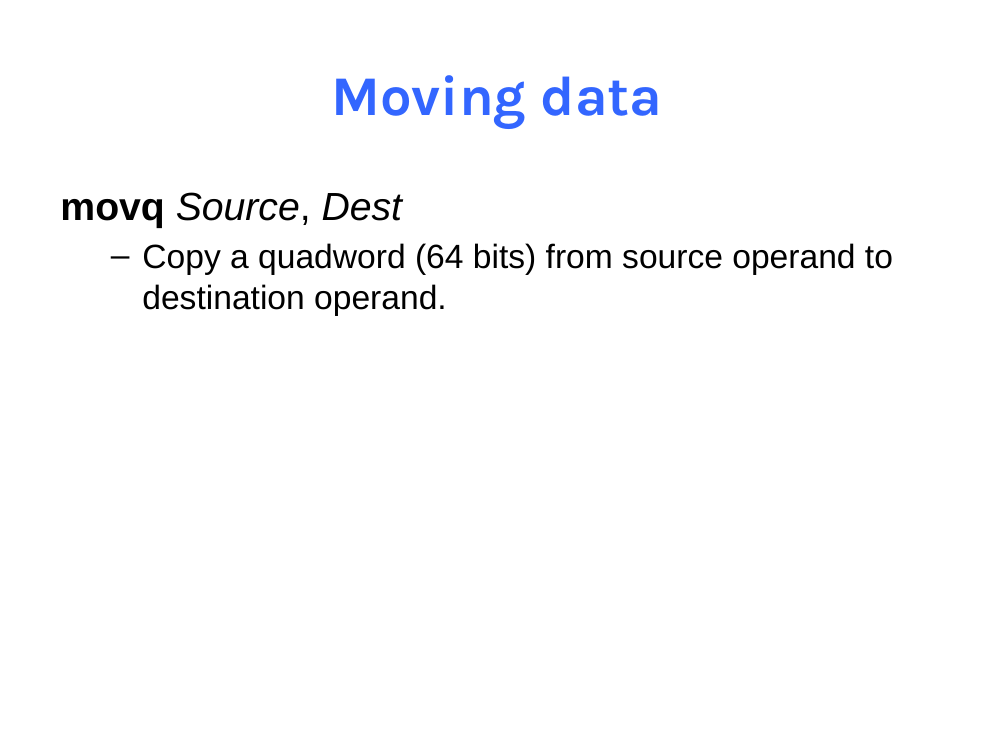
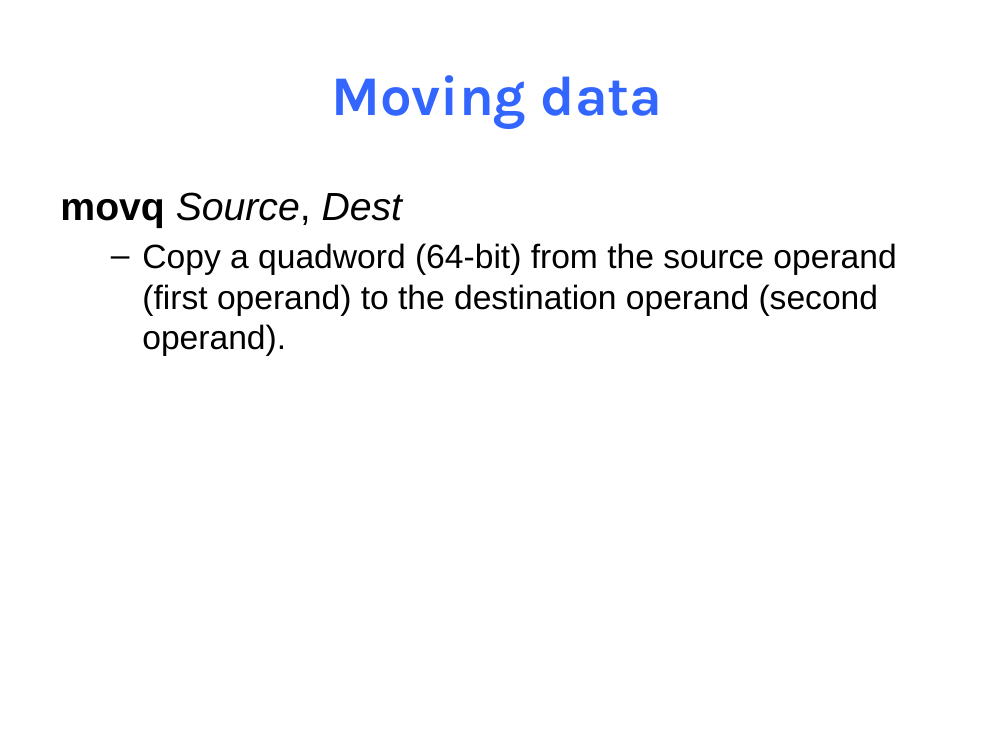
Before and after one commit to NYU-CSO/nyu-cso.github.io, a slide deck: slide 23 of notes/07-Machine_Basic.pptx (slide 24 before the commit). Drawn at 1008x756 pixels with LibreOffice and Linux fonts; fonts in the diff are those of the drawing. Boxes give left, top, right and bottom in pixels: in the first picture for what was removed or moved away, otherwise in the second. Text is boxed around its words. In the diff, an @@ line names an element or a change of style, - is before the commit and + after.

```diff
--- a/notes/07-Machine_Basic.pptx
+++ b/notes/07-Machine_Basic.pptx
@@ text at (142,243,896,356): text changed @@
-  – Copy a quadword (64 bits) from source operand to destination operand.
+  – Copy a quadword (64-bit) from the source operand (first operand) to the destination operand (second operand).
```
Also in this commit, not shown: 17 other slides changed, 3 slides added, 9 slides removed, 1 other file.
